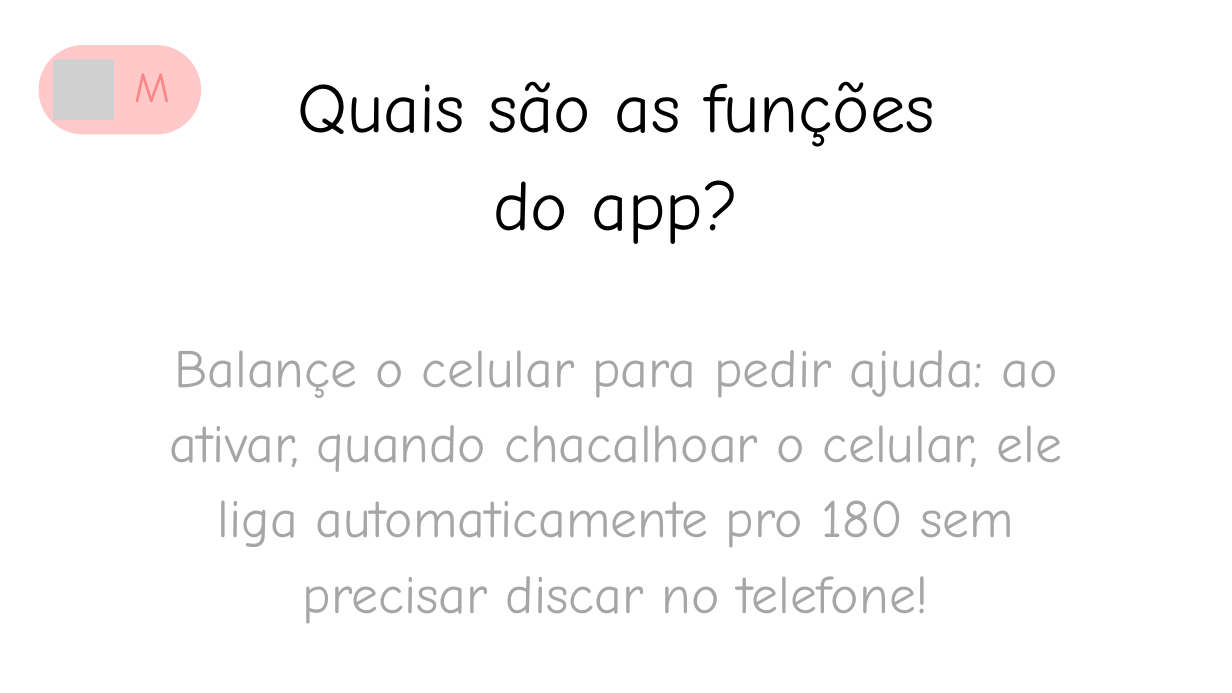
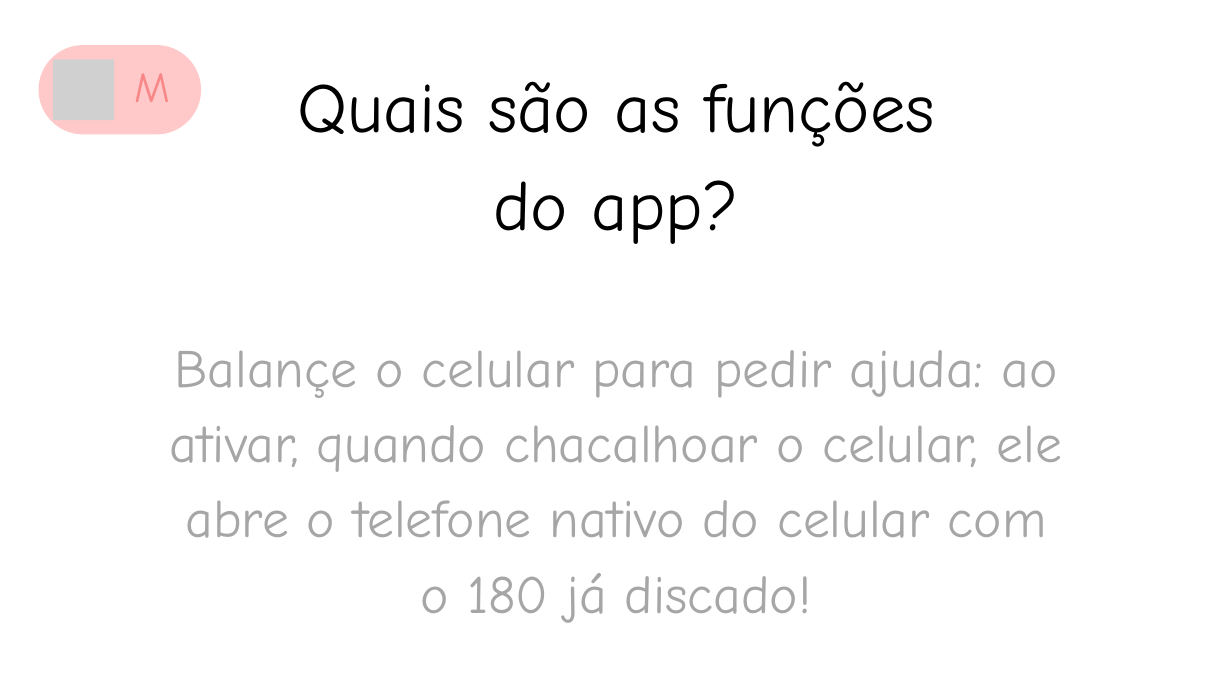
Before and after one commit to intellicore555-oss/mulher-amparada--, a slide deck: slide 8 of material2.pptx. Drawn at 1232x693 pixels with LibreOffice and Linux fonts; fonts in the diff are those of the drawing; grey boxes stand for pictures. Boxes give left, top, right and bottom in pixels: in the first picture for what was removed or moved away, otherwise in the second. Text is boxed around its words. In the diff, an @@ line names an element or a change of style, - is before the commit and + after.

```diff
--- a/material2.pptx
+++ b/material2.pptx
@@ text at box(170, 350, 1063, 623): text changed @@
-Balançe o celular para pedir ajuda: ao ativar, quando chacalhoar o celular, ele liga automaticamente pro 180 sem precisar discar no telefone!
+Balançe o celular para pedir ajuda: ao ativar, quando chacalhoar o celular, ele abre o telefone nativo do celular com o 180 já discado!
```
Also in this commit, not shown: 1 other file.
